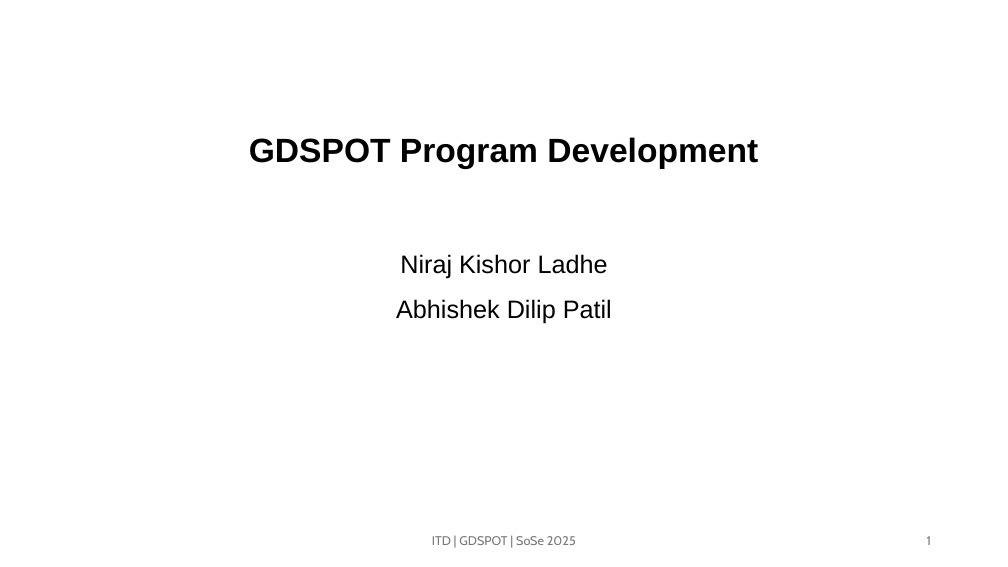
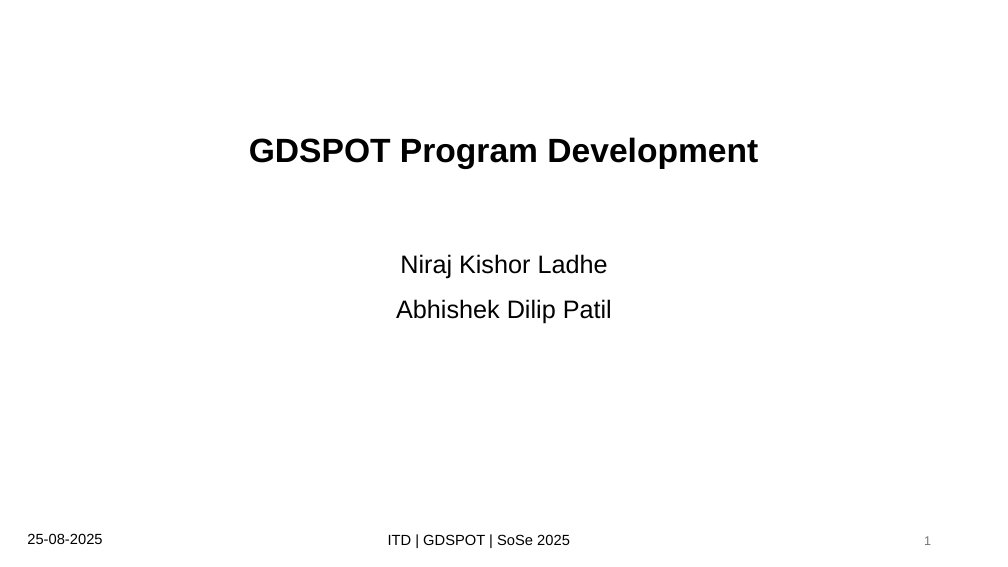
Before and after one commit to abhishekdilippatil/spot-sdk, a slide deck: slide 1 of documentation/presentations/SPOT Presentation 5.1 (25-08-25).pptx. Drawn at 1008x567 pixels with LibreOffice and Linux fonts; fonts in the diff are those of the drawing. Boxes give left, top, right and bottom in pixels: in the first picture for what was removed or moved away, otherwise in the second. Text is boxed around its words. In the diff, an @@ line names an element or a change of style, - is before the commit and + after.

Commit message:
Changes done

```diff
--- a/documentation/presentations/SPOT Presentation 5.1 (25-08-25).pptx
+++ b/documentation/presentations/SPOT Presentation 5.1 (25-08-25).pptx
@@ text added at [27, 533, 102, 544], 14 pt, text #000000 @@
+25-08-2025
@@ text added at [388, 534, 570, 545], 14 pt, text #000000 @@
+ITD | GDSPOT | SoSe 2025
@@ text removed at [432, 536, 576, 545] @@
-ITD | GDSPOT | SoSe 2025
@@ page number at [924, 536, 931, 545]: font Cabin to Arial, text colour #797979 to #757575 @@
```
Also in this commit, not shown: 3 other slides changed.
